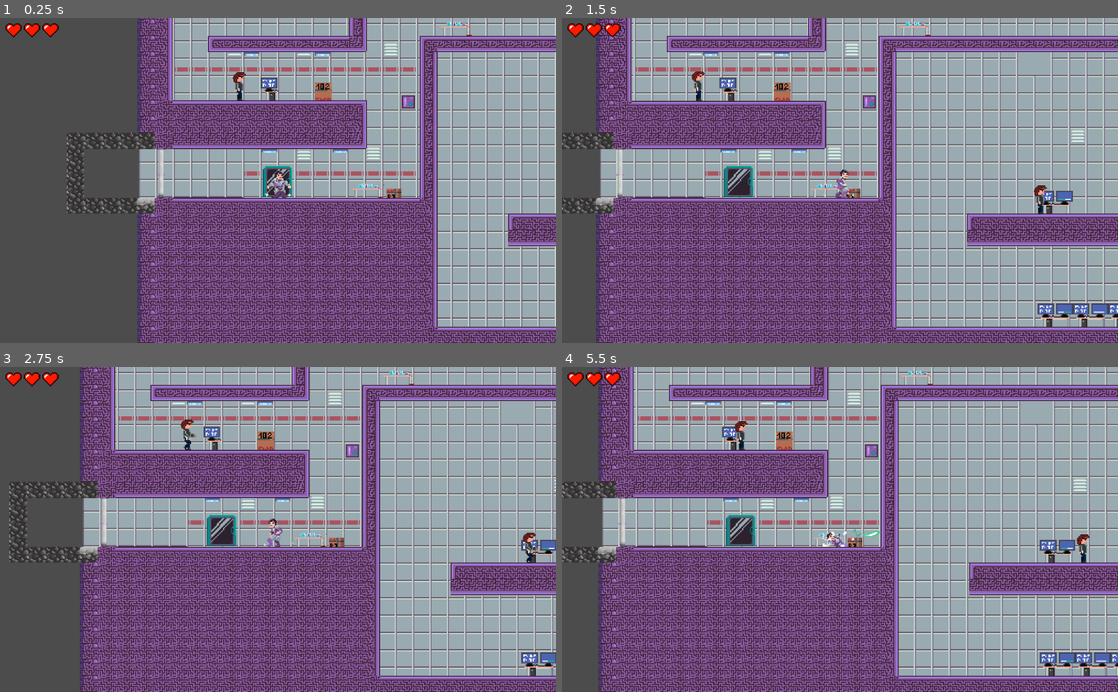
Above: before the commit, frames 1-4 (two rows, left to right).
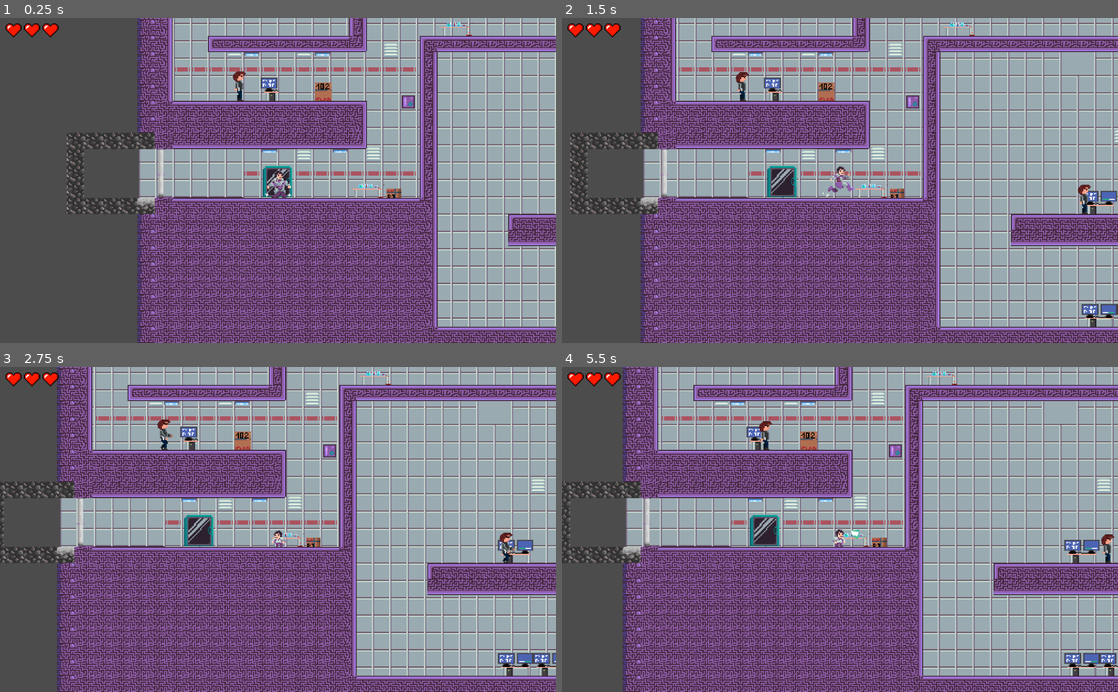
Above: after the commit, the same moments.

Repository: kukosek/mission-sacriffice
Game: Godot game, scene res://Scenes/lab1/lab.tscn
The game is run twice, just before and just after one commit, with the same random seed, the same clock (stepped at 60 frames per second) and the same inputs. This scene is started directly instead of the project's main scene. Sound files missing from this copy of the repository are replaced by a short silence.
Inputs (mouse positions are in pixels of both pictures, inside the frame that each line leads up to):
- Up to frame 1 (0.25 s): no input
- Up to frame 2 (1.5 s): tap Enter (ui_accept) at 0.5, 0.77 s; move the mouse to (962, 164) at 0.52 s; hold Shift (ui_crouch, bound only after the commit) 0.53-1.28 s; hold Right (ui_right) from 0.53 s (still down); click (962, 164) at 0.67 s; move the mouse to (728, 196) at 1.27 s; tap Shift (ui_crouch, bound only after the commit) at 1.35 s
- Up to frame 3 (2.75 s): tap Enter (ui_accept) at 1.52 s; move the mouse to (333, 458) at 2.02 s; release Right (ui_right) at 2.03 s; hold Left (ui_left) from 2.03 s (still down); hold Shift (ui_crouch, bound only after the commit) from 2.03 s (still down)
- Up to frame 4 (5.5 s): move the mouse to (812, 594) at 2.77 s; release Left (ui_left) at 2.78 s; release Shift (ui_crouch, bound only after the commit) at 2.78 s; hold Right (ui_right) 2.78-4.28 s; tap Shift (ui_crouch, bound only after the commit) at 2.85, 4.35 s; click (812, 594) at 2.92 s; tap Enter (ui_accept) at 3.02, 3.77, 4.25, 4.52 s; move the mouse to (1006, 578) at 3.52 s; hold Shift (ui_crouch, bound only after the commit) 3.53-4.28 s; move the mouse to (673, 480) at 4.27 s; hold Left (ui_left) 4.28-5.03 s; move the mouse to (867, 529) at 5.02 s; hold Right (ui_right) from 5.03 s (still down); hold Shift (ui_crouch, bound only after the commit) from 5.03 s (still down); click (867, 529) at 5.17 s

The runs differ from the first frame. In frame 1, 4.4% of the frame differs, in the area x 12-100%, y 0-95%; in frame 2, 47%, in the area x 0-100%, y 0-100%; in frame 3, 43%; in frame 4, 42%.

Commit message:
crouching but enemy has to fire from higher y

Diff:
--- a/Scenes/character/Player.gd
+++ b/Scenes/character/Player.gd
@@ -1,4 +1,6 @@
 extends KinematicBody2D
+
+# This file is bad. Dont read it . the code is evil and will confuse your mind for your entire life
 
 export (int) var run_speed = 400
 export (int) var jump_speed = -350
@@ -16,9 +18,12 @@
 var slashing = false
 var gunfiring = false
 var wallsliding = false
+var crouching = false
+
 
 var wall_slide_elaped_time = 0.5
 
+onready var collision = $CollisionShape2D
 onready var sprite = $AnimatedSprite
 onready var hearts = $HUD/MarginContainer/Hearts
 onready var death_screen = $HUD/DeathScreen
@@ -30,6 +35,19 @@
 			sprite.frame = 0
 			gunfiring = true
 			sprite.play("gunshot")
+	if event is InputEventKey:
+		if event.is_action_pressed("ui_crouch"):
+			if sprite.animation == "walking" or sprite.animation == "default":
+				collision.disabled = true
+				crouching = true
+				walk_sfx.playing = false
+				sprite.play("crouch")
+		if event.is_action_released("ui_crouch"):
+			crouching = false
+			collision.disabled = false
+			if abs(velocity.x) > 0:
+				sprite.play("walking")
+				walk_sfx.play()
 var dead = false
 func die():
 	velocity.x = 0
@@ -61,16 +79,24 @@
 
 func start_walking():
 	jump_sfx.playing = false
-	sprite.play("walking")
+	if crouching:
+		sprite.play("crouch")
+	else:
+		sprite.play("walking")
 	walk_sfx.play()
 
 func stop_walking():
-	sprite.play("default")
+	if crouching:
+		sprite.play("crouch")
+	else:
+		sprite.play("default")
 	walk_sfx.playing = false
 	jump_sfx.playing = false
 
 var jump_max_fall_speed = 0
 func start_jump():
+	collision.disabled = false
+	crouching = false
 	jumping = true
 	walk_sfx.playing = false
 	jump_sfx.play()
@@ -90,6 +116,7 @@
 		if jump and is_on_floor() and not wallsliding:
 			start_jump()
 			velocity.y = jump_speed
+
 		var slash = Input.is_action_just_pressed("ui_down")
 
 
@@ -167,7 +194,7 @@
 			if not jumping and not post_jumping and not slashing and not gunfiring:
 				if velocity.y < 10:
 					if right or left:
-						if sprite.animation != "walking":
+						if sprite.animation != "walking" and sprite.animation != "crouch":
 							start_walking()
 					elif sprite.animation != "default":
 						stop_walking()
@@ -178,12 +205,13 @@
 				sword_enemy_detector.side_right = true
 				$Laser.update_positions(false)
 				velocity.x = run_speed
+				if crouching: velocity.x /= 2
 			if left:
 				sprite.flip_h = true
 				sword_enemy_detector.side_right = false
 				$Laser.update_positions(true)
 				velocity.x = -run_speed
-
+				if crouching: velocity.x /= 2
 		if jumping:
 			if velocity.y > jump_max_fall_speed:
 				jump_max_fall_speed = velocity.y
--- a/Scenes/character/character.tscn
+++ b/Scenes/character/character.tscn
@@ -36,240 +36,240 @@
 region = Rect2( 96, 0, 32, 32 )
 
 [sub_resource type="AtlasTexture" id=5]
-atlas = ExtResource( 2 )
+atlas = ExtResource( 1 )
+region = Rect2( 0, 64, 32, 32 )
+
+[sub_resource type="AtlasTexture" id=6]
+atlas = ExtResource( 1 )
+region = Rect2( 32, 64, 32, 32 )
+
+[sub_resource type="AtlasTexture" id=7]
+atlas = ExtResource( 1 )
+region = Rect2( 64, 64, 32, 32 )
+
+[sub_resource type="AtlasTexture" id=8]
+atlas = ExtResource( 1 )
+region = Rect2( 96, 64, 32, 32 )
+
+[sub_resource type="AtlasTexture" id=9]
+atlas = ExtResource( 1 )
+region = Rect2( 64, 128, 32, 32 )
+
+[sub_resource type="AtlasTexture" id=10]
+atlas = ExtResource( 1 )
+region = Rect2( 96, 128, 32, 32 )
+
+[sub_resource type="AtlasTexture" id=11]
+atlas = ExtResource( 1 )
+region = Rect2( 128, 128, 32, 32 )
+
+[sub_resource type="AtlasTexture" id=12]
+atlas = ExtResource( 1 )
+region = Rect2( 160, 128, 32, 32 )
+
+[sub_resource type="AtlasTexture" id=13]
+atlas = ExtResource( 1 )
+region = Rect2( 192, 128, 32, 32 )
+
+[sub_resource type="AtlasTexture" id=14]
+atlas = ExtResource( 1 )
+region = Rect2( 0, 96, 32, 32 )
+
+[sub_resource type="AtlasTexture" id=15]
+atlas = ExtResource( 1 )
+region = Rect2( 32, 96, 32, 32 )
+
+[sub_resource type="AtlasTexture" id=16]
+atlas = ExtResource( 12 )
+region = Rect2( 0, 0, 32, 32 )
+
+[sub_resource type="AtlasTexture" id=17]
+atlas = ExtResource( 12 )
+region = Rect2( 32, 0, 32, 32 )
+
+[sub_resource type="AtlasTexture" id=18]
+atlas = ExtResource( 12 )
+region = Rect2( 64, 0, 32, 32 )
+
+[sub_resource type="AtlasTexture" id=19]
+atlas = ExtResource( 12 )
+region = Rect2( 96, 0, 32, 32 )
+
+[sub_resource type="AtlasTexture" id=20]
+atlas = ExtResource( 12 )
+region = Rect2( 128, 0, 32, 32 )
+
+[sub_resource type="AtlasTexture" id=21]
+atlas = ExtResource( 12 )
+region = Rect2( 160, 0, 32, 32 )
+
+[sub_resource type="AtlasTexture" id=22]
+atlas = ExtResource( 12 )
+region = Rect2( 192, 0, 32, 32 )
+
+[sub_resource type="AtlasTexture" id=23]
+atlas = ExtResource( 12 )
+region = Rect2( 224, 0, 32, 32 )
+
+[sub_resource type="AtlasTexture" id=24]
+atlas = ExtResource( 12 )
+region = Rect2( 256, 0, 32, 32 )
+
+[sub_resource type="AtlasTexture" id=25]
+atlas = ExtResource( 12 )
+region = Rect2( 288, 0, 32, 32 )
+
+[sub_resource type="AtlasTexture" id=26]
+atlas = ExtResource( 12 )
+region = Rect2( 320, 0, 32, 32 )
+
+[sub_resource type="AtlasTexture" id=27]
+atlas = ExtResource( 12 )
+region = Rect2( 352, 0, 32, 32 )
+
+[sub_resource type="AtlasTexture" id=28]
+atlas = ExtResource( 12 )
+region = Rect2( 384, 0, 32, 32 )
+
+[sub_resource type="AtlasTexture" id=29]
+atlas = ExtResource( 1 )
 region = Rect2( 0, 32, 32, 32 )
 
-[sub_resource type="AtlasTexture" id=6]
-atlas = ExtResource( 2 )
+[sub_resource type="AtlasTexture" id=30]
+atlas = ExtResource( 1 )
 region = Rect2( 32, 32, 32, 32 )
 
-[sub_resource type="AtlasTexture" id=7]
-atlas = ExtResource( 2 )
+[sub_resource type="AtlasTexture" id=31]
+atlas = ExtResource( 1 )
 region = Rect2( 64, 32, 32, 32 )
 
-[sub_resource type="AtlasTexture" id=8]
-atlas = ExtResource( 2 )
+[sub_resource type="AtlasTexture" id=32]
+atlas = ExtResource( 1 )
 region = Rect2( 96, 32, 32, 32 )
 
-[sub_resource type="AtlasTexture" id=9]
-atlas = ExtResource( 2 )
+[sub_resource type="AtlasTexture" id=33]
+atlas = ExtResource( 1 )
 region = Rect2( 128, 32, 32, 32 )
 
-[sub_resource type="AtlasTexture" id=10]
-atlas = ExtResource( 2 )
+[sub_resource type="AtlasTexture" id=34]
+atlas = ExtResource( 1 )
 region = Rect2( 160, 32, 32, 32 )
 
-[sub_resource type="AtlasTexture" id=11]
-atlas = ExtResource( 2 )
+[sub_resource type="AtlasTexture" id=35]
+atlas = ExtResource( 1 )
 region = Rect2( 192, 32, 32, 32 )
 
-[sub_resource type="AtlasTexture" id=12]
-atlas = ExtResource( 2 )
+[sub_resource type="AtlasTexture" id=36]
+atlas = ExtResource( 1 )
 region = Rect2( 224, 32, 32, 32 )
 
-[sub_resource type="AtlasTexture" id=13]
-atlas = ExtResource( 2 )
+[sub_resource type="AtlasTexture" id=37]
+atlas = ExtResource( 1 )
 region = Rect2( 256, 32, 32, 32 )
 
-[sub_resource type="AtlasTexture" id=14]
-atlas = ExtResource( 2 )
+[sub_resource type="AtlasTexture" id=38]
+atlas = ExtResource( 1 )
 region = Rect2( 288, 32, 32, 32 )
 
-[sub_resource type="AtlasTexture" id=15]
-atlas = ExtResource( 1 )
-region = Rect2( 0, 64, 32, 32 )
-
-[sub_resource type="AtlasTexture" id=16]
-atlas = ExtResource( 1 )
-region = Rect2( 32, 64, 32, 32 )
-
-[sub_resource type="AtlasTexture" id=17]
-atlas = ExtResource( 1 )
-region = Rect2( 64, 64, 32, 32 )
-
-[sub_resource type="AtlasTexture" id=18]
-atlas = ExtResource( 1 )
-region = Rect2( 96, 64, 32, 32 )
-
-[sub_resource type="AtlasTexture" id=19]
-atlas = ExtResource( 1 )
-region = Rect2( 64, 128, 32, 32 )
-
-[sub_resource type="AtlasTexture" id=20]
-atlas = ExtResource( 1 )
-region = Rect2( 96, 128, 32, 32 )
-
-[sub_resource type="AtlasTexture" id=21]
-atlas = ExtResource( 1 )
-region = Rect2( 128, 128, 32, 32 )
-
-[sub_resource type="AtlasTexture" id=22]
-atlas = ExtResource( 1 )
-region = Rect2( 160, 128, 32, 32 )
-
-[sub_resource type="AtlasTexture" id=23]
-atlas = ExtResource( 1 )
-region = Rect2( 192, 128, 32, 32 )
-
-[sub_resource type="AtlasTexture" id=24]
-atlas = ExtResource( 1 )
-region = Rect2( 0, 96, 32, 32 )
-
-[sub_resource type="AtlasTexture" id=25]
-atlas = ExtResource( 1 )
-region = Rect2( 32, 96, 32, 32 )
-
-[sub_resource type="AtlasTexture" id=26]
-atlas = ExtResource( 12 )
-region = Rect2( 0, 0, 32, 32 )
-
-[sub_resource type="AtlasTexture" id=27]
-atlas = ExtResource( 12 )
-region = Rect2( 32, 0, 32, 32 )
-
-[sub_resource type="AtlasTexture" id=28]
-atlas = ExtResource( 12 )
-region = Rect2( 64, 0, 32, 32 )
-
-[sub_resource type="AtlasTexture" id=29]
-atlas = ExtResource( 12 )
-region = Rect2( 96, 0, 32, 32 )
-
-[sub_resource type="AtlasTexture" id=30]
-atlas = ExtResource( 12 )
-region = Rect2( 128, 0, 32, 32 )
-
-[sub_resource type="AtlasTexture" id=31]
-atlas = ExtResource( 12 )
-region = Rect2( 160, 0, 32, 32 )
-
-[sub_resource type="AtlasTexture" id=32]
-atlas = ExtResource( 12 )
-region = Rect2( 192, 0, 32, 32 )
-
-[sub_resource type="AtlasTexture" id=33]
-atlas = ExtResource( 12 )
-region = Rect2( 224, 0, 32, 32 )
-
-[sub_resource type="AtlasTexture" id=34]
-atlas = ExtResource( 12 )
-region = Rect2( 256, 0, 32, 32 )
-
-[sub_resource type="AtlasTexture" id=35]
-atlas = ExtResource( 12 )
-region = Rect2( 288, 0, 32, 32 )
-
-[sub_resource type="AtlasTexture" id=36]
-atlas = ExtResource( 12 )
-region = Rect2( 320, 0, 32, 32 )
-
-[sub_resource type="AtlasTexture" id=37]
-atlas = ExtResource( 12 )
-region = Rect2( 352, 0, 32, 32 )
-
-[sub_resource type="AtlasTexture" id=38]
-atlas = ExtResource( 12 )
-region = Rect2( 384, 0, 32, 32 )
-
 [sub_resource type="AtlasTexture" id=39]
 atlas = ExtResource( 1 )
+region = Rect2( 0, 128, 32, 32 )
+
+[sub_resource type="AtlasTexture" id=40]
+atlas = ExtResource( 1 )
+region = Rect2( 32, 128, 32, 32 )
+
+[sub_resource type="AtlasTexture" id=41]
+atlas = ExtResource( 2 )
+region = Rect2( 0, 160, 32, 32 )
+
+[sub_resource type="AtlasTexture" id=42]
+atlas = ExtResource( 2 )
+region = Rect2( 32, 160, 32, 32 )
+
+[sub_resource type="AtlasTexture" id=43]
+atlas = ExtResource( 2 )
+region = Rect2( 64, 160, 32, 32 )
+
+[sub_resource type="AtlasTexture" id=44]
+atlas = ExtResource( 2 )
+region = Rect2( 96, 160, 32, 32 )
+
+[sub_resource type="AtlasTexture" id=45]
+atlas = ExtResource( 2 )
+region = Rect2( 128, 160, 32, 32 )
+
+[sub_resource type="AtlasTexture" id=46]
+atlas = ExtResource( 2 )
+region = Rect2( 0, 192, 32, 32 )
+
+[sub_resource type="AtlasTexture" id=47]
+atlas = ExtResource( 2 )
+region = Rect2( 32, 192, 32, 32 )
+
+[sub_resource type="AtlasTexture" id=48]
+atlas = ExtResource( 2 )
+region = Rect2( 64, 192, 32, 32 )
+
+[sub_resource type="AtlasTexture" id=49]
+atlas = ExtResource( 2 )
+region = Rect2( 96, 192, 32, 32 )
+
+[sub_resource type="AtlasTexture" id=50]
+atlas = ExtResource( 2 )
+region = Rect2( 128, 192, 32, 32 )
+
+[sub_resource type="AtlasTexture" id=51]
+atlas = ExtResource( 2 )
+region = Rect2( 160, 192, 32, 32 )
+
+[sub_resource type="AtlasTexture" id=52]
+atlas = ExtResource( 2 )
+region = Rect2( 192, 192, 32, 32 )
+
+[sub_resource type="AtlasTexture" id=53]
+atlas = ExtResource( 2 )
+region = Rect2( 224, 192, 32, 32 )
+
+[sub_resource type="AtlasTexture" id=54]
+atlas = ExtResource( 2 )
 region = Rect2( 0, 32, 32, 32 )
 
-[sub_resource type="AtlasTexture" id=40]
-atlas = ExtResource( 1 )
+[sub_resource type="AtlasTexture" id=55]
+atlas = ExtResource( 2 )
 region = Rect2( 32, 32, 32, 32 )
 
-[sub_resource type="AtlasTexture" id=41]
-atlas = ExtResource( 1 )
+[sub_resource type="AtlasTexture" id=56]
+atlas = ExtResource( 2 )
 region = Rect2( 64, 32, 32, 32 )
 
-[sub_resource type="AtlasTexture" id=42]
-atlas = ExtResource( 1 )
+[sub_resource type="AtlasTexture" id=57]
+atlas = ExtResource( 2 )
 region = Rect2( 96, 32, 32, 32 )
 
-[sub_resource type="AtlasTexture" id=43]
-atlas = ExtResource( 1 )
+[sub_resource type="AtlasTexture" id=58]
+atlas = ExtResource( 2 )
 region = Rect2( 128, 32, 32, 32 )
 
-[sub_resource type="AtlasTexture" id=44]
-atlas = ExtResource( 1 )
+[sub_resource type="AtlasTexture" id=59]
+atlas = ExtResource( 2 )
 region = Rect2( 160, 32, 32, 32 )
 
-[sub_resource type="AtlasTexture" id=45]
-atlas = ExtResource( 1 )
+[sub_resource type="AtlasTexture" id=60]
+atlas = ExtResource( 2 )
 region = Rect2( 192, 32, 32, 32 )
 
-[sub_resource type="AtlasTexture" id=46]
-atlas = ExtResource( 1 )
+[sub_resource type="AtlasTexture" id=61]
+atlas = ExtResource( 2 )
 region = Rect2( 224, 32, 32, 32 )
 
-[sub_resource type="AtlasTexture" id=47]
-atlas = ExtResource( 1 )
+[sub_resource type="AtlasTexture" id=62]
+atlas = ExtResource( 2 )
 region = Rect2( 256, 32, 32, 32 )
 
-[sub_resource type="AtlasTexture" id=48]
-atlas = ExtResource( 1 )
+[sub_resource type="AtlasTexture" id=63]
+atlas = ExtResource( 2 )
 region = Rect2( 288, 32, 32, 32 )
-
-[sub_resource type="AtlasTexture" id=49]
-atlas = ExtResource( 1 )
-region = Rect2( 0, 128, 32, 32 )
-
-[sub_resource type="AtlasTexture" id=50]
-atlas = ExtResource( 1 )
-region = Rect2( 32, 128, 32, 32 )
-
-[sub_resource type="AtlasTexture" id=51]
-atlas = ExtResource( 2 )
-region = Rect2( 0, 160, 32, 32 )
-
-[sub_resource type="AtlasTexture" id=52]
-atlas = ExtResource( 2 )
-region = Rect2( 32, 160, 32, 32 )
-
-[sub_resource type="AtlasTexture" id=53]
-atlas = ExtResource( 2 )
-region = Rect2( 64, 160, 32, 32 )
-
-[sub_resource type="AtlasTexture" id=54]
-atlas = ExtResource( 2 )
-region = Rect2( 96, 160, 32, 32 )
-
-[sub_resource type="AtlasTexture" id=55]
-atlas = ExtResource( 2 )
-region = Rect2( 128, 160, 32, 32 )
-
-[sub_resource type="AtlasTexture" id=56]
-atlas = ExtResource( 2 )
-region = Rect2( 0, 192, 32, 32 )
-
-[sub_resource type="AtlasTexture" id=57]
-atlas = ExtResource( 2 )
-region = Rect2( 32, 192, 32, 32 )
-
-[sub_resource type="AtlasTexture" id=58]
-atlas = ExtResource( 2 )
-region = Rect2( 64, 192, 32, 32 )
-
-[sub_resource type="AtlasTexture" id=59]
-atlas = ExtResource( 2 )
-region = Rect2( 96, 192, 32, 32 )
-
-[sub_resource type="AtlasTexture" id=60]
-atlas = ExtResource( 2 )
-region = Rect2( 128, 192, 32, 32 )
-
-[sub_resource type="AtlasTexture" id=61]
-atlas = ExtResource( 2 )
-region = Rect2( 160, 192, 32, 32 )
-
-[sub_resource type="AtlasTexture" id=62]
-atlas = ExtResource( 2 )
-region = Rect2( 192, 192, 32, 32 )
-
-[sub_resource type="AtlasTexture" id=63]
-atlas = ExtResource( 2 )
-region = Rect2( 224, 192, 32, 32 )
 
 [sub_resource type="SpriteFrames" id=64]
 animations = [ {
@@ -278,55 +278,55 @@
 "name": "default",
 "speed": 3.0
 }, {
+"frames": [ SubResource( 5 ), SubResource( 6 ), SubResource( 7 ), SubResource( 8 ) ],
+"loop": true,
+"name": "wallslide",
+"speed": 25.0
+}, {
+"frames": [ SubResource( 9 ), SubResource( 10 ), SubResource( 11 ), SubResource( 12 ), SubResource( 13 ) ],
+"loop": true,
+"name": "post_jump",
+"speed": 15.0
+}, {
+"frames": [ SubResource( 14 ), SubResource( 15 ), SubResource( 14 ) ],
+"loop": false,
+"name": "pre_jump",
+"speed": 10.0
+}, {
+"frames": [ SubResource( 16 ), SubResource( 17 ), SubResource( 18 ), SubResource( 19 ), SubResource( 20 ), SubResource( 21 ), SubResource( 22 ), SubResource( 23 ), SubResource( 24 ), SubResource( 25 ), SubResource( 26 ), SubResource( 27 ), SubResource( 28 ) ],
+"loop": false,
+"name": "death",
+"speed": 10.0
+}, {
+"frames": [ SubResource( 29 ), SubResource( 30 ), SubResource( 31 ), SubResource( 32 ), SubResource( 33 ), SubResource( 34 ), SubResource( 35 ), SubResource( 36 ), SubResource( 37 ), SubResource( 38 ) ],
+"loop": true,
+"name": "walking",
+"speed": 18.0
+}, {
+"frames": [ SubResource( 39 ), SubResource( 40 ) ],
+"loop": false,
+"name": "jump",
+"speed": 5.0
+}, {
+"frames": [ SubResource( 41 ), SubResource( 42 ), SubResource( 43 ), SubResource( 44 ), SubResource( 45 ) ],
+"loop": false,
+"name": "swordswing",
+"speed": 12.0
+}, {
+"frames": [ SubResource( 46 ), SubResource( 47 ), SubResource( 48 ), SubResource( 49 ), SubResource( 50 ), SubResource( 51 ), SubResource( 52 ), SubResource( 53 ) ],
+"loop": false,
+"name": "gunshot",
+"speed": 15.0
+}, {
+"frames": [ SubResource( 54 ), SubResource( 55 ), SubResource( 56 ), SubResource( 57 ), SubResource( 58 ), SubResource( 59 ), SubResource( 60 ), SubResource( 61 ), SubResource( 62 ), SubResource( 63 ) ],
+"loop": true,
+"name": "walking_sword",
+"speed": 5.0
+}, {
 "frames": [ ExtResource( 17 ), ExtResource( 18 ) ],
 "loop": true,
 "name": "crouch",
 "speed": 5.0
-}, {
-"frames": [ SubResource( 5 ), SubResource( 6 ), SubResource( 7 ), SubResource( 8 ), SubResource( 9 ), SubResource( 10 ), SubResource( 11 ), SubResource( 12 ), SubResource( 13 ), SubResource( 14 ) ],
-"loop": true,
-"name": "walking_sword",
-"speed": 5.0
-}, {
-"frames": [ SubResource( 15 ), SubResource( 16 ), SubResource( 17 ), SubResource( 18 ) ],
-"loop": true,
-"name": "wallslide",
-"speed": 25.0
-}, {
-"frames": [ SubResource( 19 ), SubResource( 20 ), SubResource( 21 ), SubResource( 22 ), SubResource( 23 ) ],
-"loop": true,
-"name": "post_jump",
-"speed": 15.0
-}, {
-"frames": [ SubResource( 24 ), SubResource( 25 ), SubResource( 24 ) ],
-"loop": false,
-"name": "pre_jump",
-"speed": 10.0
-}, {
-"frames": [ SubResource( 26 ), SubResource( 27 ), SubResource( 28 ), SubResource( 29 ), SubResource( 30 ), SubResource( 31 ), SubResource( 32 ), SubResource( 33 ), SubResource( 34 ), SubResource( 35 ), SubResource( 36 ), SubResource( 37 ), SubResource( 38 ) ],
-"loop": false,
-"name": "death",
-"speed": 10.0
-}, {
-"frames": [ SubResource( 39 ), SubResource( 40 ), SubResource( 41 ), SubResource( 42 ), SubResource( 43 ), SubResource( 44 ), SubResource( 45 ), SubResource( 46 ), SubResource( 47 ), SubResource( 48 ) ],
-"loop": true,
-"name": "walking",
-"speed": 18.0
-}, {
-"frames": [ SubResource( 49 ), SubResource( 50 ) ],
-"loop": false,
-"name": "jump",
-"speed": 5.0
-}, {
-"frames": [ SubResource( 51 ), SubResource( 52 ), SubResource( 53 ), SubResource( 54 ), SubResource( 55 ) ],
-"loop": false,
-"name": "swordswing",
-"speed": 12.0
-}, {
-"frames": [ SubResource( 56 ), SubResource( 57 ), SubResource( 58 ), SubResource( 59 ), SubResource( 60 ), SubResource( 61 ), SubResource( 62 ), SubResource( 63 ) ],
-"loop": false,
-"name": "gunshot",
-"speed": 15.0
 } ]
 
 [sub_resource type="RectangleShape2D" id=65]
@@ -350,6 +350,9 @@
 [sub_resource type="RectangleShape2D" id=67]
 extents = Vector2( 26.2125, 57.1067 )
 
+[sub_resource type="CapsuleShape2D" id=68]
+radius = 19.5
+
 [node name="Node2D" type="Node2D"]
 position = Vector2( -1, 0 )
 
@@ -365,8 +368,7 @@
 scale = Vector2( 4, 4 )
 z_index = 512
 frames = SubResource( 64 )
-animation = "crouch"
-frame = 1
+frame = 3
 playing = true
 
 [node name="CollisionShape2D" type="CollisionShape2D" parent="Player"]
@@ -498,6 +500,10 @@
 [node name="CollisionShape2D" type="CollisionShape2D" parent="Player/SwordEnemyDetect/Left"]
 position = Vector2( -30.4933, 6.06121 )
 shape = SubResource( 67 )
+
+[node name="CollisionShapeCrouch" type="CollisionShape2D" parent="Player"]
+position = Vector2( 0, 34 )
+shape = SubResource( 68 )
 [connection signal="animation_finished" from="Player/AnimatedSprite" to="Player" method="_on_AnimatedSprite_animation_finished"]
 [connection signal="finished" from="Player/JumpSFX" to="Player" method="_on_inair_finished"]
 [connection signal="animation_finished" from="Player/Laser/AnimationPlayer" to="Player/Laser" method="_on_AnimationPlayer_animation_finished"]
--- a/Scenes/enemy/Enemy.gd
+++ b/Scenes/enemy/Enemy.gd
@@ -69,6 +69,7 @@
 		get_parent().add_child(projectile)
 		var projectile_body = projectile.get_node("Projectile")
 		projectile_body.position = position
+		projectile_body.position.y -= 15
 		projectile_body.fire(!sprite.flip_h)
 	else:
 		firing = false
--- a/Scenes/lab1/lab.tscn
+++ b/Scenes/lab1/lab.tscn
@@ -115,7 +115,6 @@
 [node name="AnimatedSprite" type="AnimatedSprite" parent="HandlingEnemy1/Enemy"]
 scale = Vector2( 3.5, 3.5 )
 frames = SubResource( 1 )
-frame = 1
 playing = true
 
 [node name="CollisionShape2D" type="CollisionShape2D" parent="HandlingEnemy1/Enemy"]
@@ -147,6 +146,7 @@
 [node name="AnimatedSprite" type="AnimatedSprite" parent="HandlingEnemy2/Enemy"]
 scale = Vector2( 3.5, 3.5 )
 frames = SubResource( 1 )
+frame = 1
 playing = true
 
 [node name="CollisionShape2D" type="CollisionShape2D" parent="HandlingEnemy2/Enemy"]
@@ -178,7 +178,6 @@
 [node name="AnimatedSprite" type="AnimatedSprite" parent="HandlingEnemy3/Enemy"]
 scale = Vector2( 3.5, 3.5 )
 frames = SubResource( 1 )
-frame = 1
 playing = true
 
 [node name="CollisionShape2D" type="CollisionShape2D" parent="HandlingEnemy3/Enemy"]
@@ -210,7 +209,6 @@
 [node name="AnimatedSprite" type="AnimatedSprite" parent="HandlingEnemy4/Enemy"]
 scale = Vector2( 3.5, 3.5 )
 frames = SubResource( 1 )
-frame = 1
 playing = true
 
 [node name="CollisionShape2D" type="CollisionShape2D" parent="HandlingEnemy4/Enemy"]
@@ -244,7 +242,6 @@
 position = Vector2( 6.26953, -2.81665 )
 scale = Vector2( 3.5, 3.5 )
 frames = SubResource( 1 )
-frame = 1
 playing = true
 
 [node name="CollisionShape2D" type="CollisionShape2D" parent="HandlingEnemy5/Enemy"]
@@ -278,6 +275,7 @@
 position = Vector2( 6.26953, -2.81665 )
 scale = Vector2( 3.5, 3.5 )
 frames = SubResource( 1 )
+frame = 1
 playing = true
 
 [node name="CollisionShape2D" type="CollisionShape2D" parent="HandlingEnemy6/Enemy"]
@@ -313,6 +311,7 @@
 position = Vector2( 6.26953, -2.81665 )
 scale = Vector2( 3.5, 3.5 )
 frames = SubResource( 1 )
+frame = 1
 playing = true
 
 [node name="CollisionShape2D" type="CollisionShape2D" parent="HandlingEnemy7/Enemy"]
@@ -346,7 +345,6 @@
 position = Vector2( 6.26953, -2.81665 )
 scale = Vector2( 3.5, 3.5 )
 frames = SubResource( 1 )
-frame = 1
 playing = true
 
 [node name="CollisionShape2D" type="CollisionShape2D" parent="HandlingEnemy8/Enemy"]
@@ -380,7 +378,6 @@
 position = Vector2( 6.26953, -2.81665 )
 scale = Vector2( 3.5, 3.5 )
 frames = SubResource( 1 )
-frame = 1
 playing = true
 
 [node name="CollisionShape2D" type="CollisionShape2D" parent="HandlingEnemy9/Enemy"]
@@ -414,6 +411,7 @@
 position = Vector2( 6.26953, -2.81665 )
 scale = Vector2( 3.5, 3.5 )
 frames = SubResource( 1 )
+frame = 1
 playing = true
 
 [node name="CollisionShape2D" type="CollisionShape2D" parent="HandlingEnemy10/Enemy"]
@@ -447,7 +445,6 @@
 position = Vector2( 6.26953, -2.81665 )
 scale = Vector2( 3.5, 3.5 )
 frames = SubResource( 1 )
-frame = 1
 playing = true
 
 [node name="CollisionShape2D" type="CollisionShape2D" parent="HandlingEnemy11/Enemy"]
--- a/project.godot
+++ b/project.godot
@@ -68,6 +68,11 @@
 "events": [ Object(InputEventKey,"resource_local_to_scene":false,"resource_name":"","device":0,"alt":false,"shift":false,"control":false,"meta":false,"command":false,"pressed":false,"scancode":69,"unicode":0,"echo":false,"script":null)
  ]
 }
+ui_crouch={
+"deadzone": 0.5,
+"events": [ Object(InputEventKey,"resource_local_to_scene":false,"resource_name":"","device":0,"alt":false,"shift":false,"control":false,"meta":false,"command":false,"pressed":false,"scancode":16777237,"unicode":0,"echo":false,"script":null)
+ ]
+}
 
 [rendering]
 
Not shown: 1 places in Scenes/character/character.tscn that only renumber resources
Binary file changed: Scenes/character/crouch1.png
Binary file changed: Scenes/character/crouch2.png
